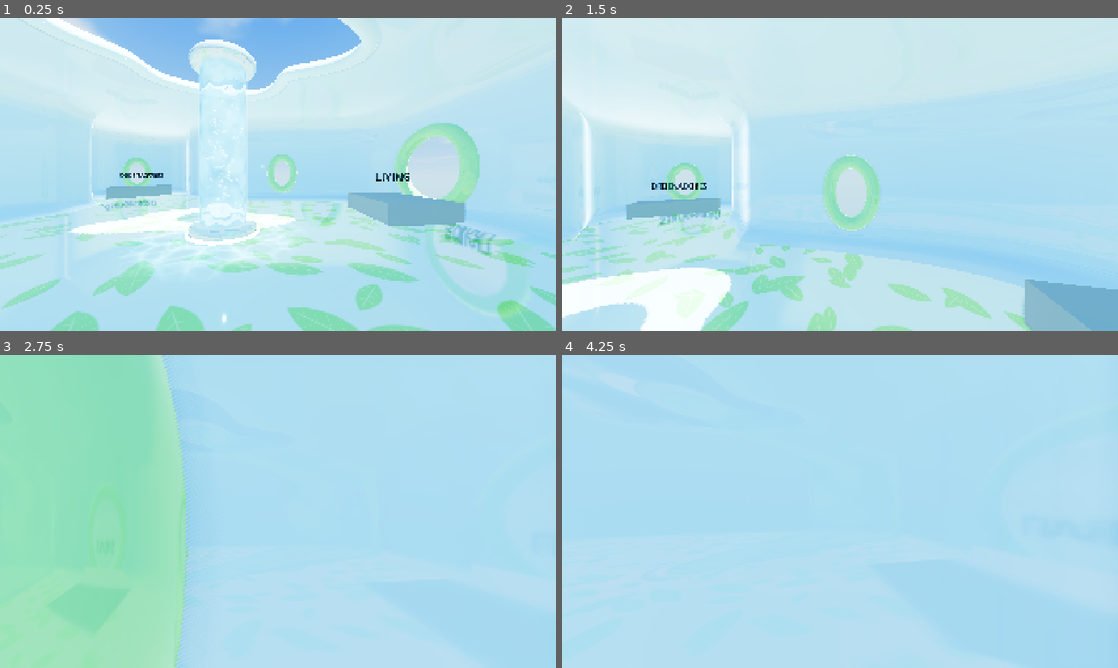
Above: before the commit, frames 1-4 (two rows, left to right).
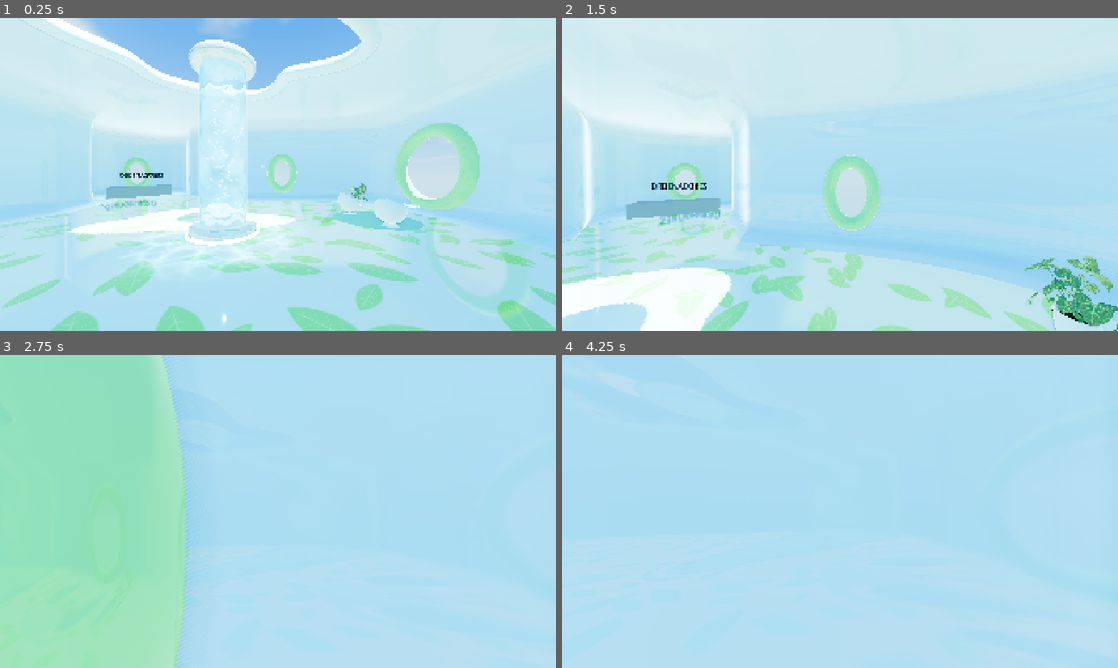
Above: after the commit, the same moments.

Repository: Nikode17/frutiger-aero-game
Game: Godot game, scene res://scenes/main.tscn
Two runs of this game, one before a commit and one after it. Both use one fixed random seed, a clock stepped at 60 frames per second and the inputs below.
Inputs (mouse positions are in pixels of both pictures, inside the frame that each line leads up to):
- Up to frame 1 (0.25 s): no input
- Up to frame 2 (1.5 s): move the mouse to (867, 174) at 0.52 s; hold Shift (sprint) 0.53-1.28 s; hold W (move_forward) from 0.53 s (still down); tap Space (jump) at 0.77 s; move the mouse to (812, 174) at 1.27 s; tap Shift (sprint) at 1.35 s
- Up to frame 3 (2.75 s): keep holding W (move_forward); tap Space (jump) at 1.52 s; move the mouse to (289, 505) at 2.02 s; hold Shift (sprint) from 2.03 s (still down)
- Up to frame 4 (4.25 s): keep holding W (move_forward); move the mouse to (834, 517) at 2.77 s; release Shift (sprint) at 2.78 s; tap Shift (sprint) at 2.85 s; tap Space (jump) at 3.02, 3.77 s; move the mouse to (878, 514) at 3.52 s; hold Shift (sprint) from 3.53 s (still down)

The runs differ from the first frame. In frame 1, 2.7% of the frame differs, in the area x 44-90%, y 12-76%; in frame 2, 3.1%, in the area x 82-100%, y 76-100%; in frame 3, 0.2%; in frame 4, 0.2%.

Commit message:
feat: living del área 1 con butacas pod, mesita y planta (fase 2b-2)
- Butacas tipo pod blancas con interior y borde menta, mesita de cristal
  con base cromada curva y alfombra redonda, modeladas en Blender.
- Planta Potted Plant 02 de Poly Haven (CC0) con maceta blanca propia.
- Materiales ajustados en Godot como externos del .glb; colisiones con
  cilindros simples.
- Sección "Flujo con Blender" en CLAUDE.md.

Co-Authored-By: Claude Fable 5.1 <noreply@anthropic.com>

Diff:
--- /dev/null
+++ b/assets/models/area_01/materials/living_chrome.tres
@@ -0,0 +1,7 @@
+[gd_resource type="StandardMaterial3D" format=3]
+
+[resource]
+resource_name = "living_chrome"
+albedo_color = Color(0.92, 0.95, 1, 1)
+metallic = 1.0
+roughness = 0.06
--- /dev/null
+++ b/assets/models/area_01/materials/living_glass.tres
@@ -0,0 +1,11 @@
+[gd_resource type="StandardMaterial3D" format=3]
+
+[resource]
+resource_name = "living_glass"
+transparency = 1
+albedo_color = Color(0.7, 0.92, 1, 0.3)
+metallic_specular = 1.0
+roughness = 0.02
+clearcoat_enabled = true
+clearcoat = 1.0
+clearcoat_roughness = 0.02
--- /dev/null
+++ b/assets/models/area_01/materials/living_leaves.tres
@@ -0,0 +1,19 @@
+[gd_resource type="StandardMaterial3D" load_steps=4 format=3]
+
+[ext_resource type="Texture2D" path="res://assets/textures/area_01/plant_leaves_albedo.png" id="1_albedo"]
+[ext_resource type="Texture2D" path="res://assets/textures/area_01/plant_leaves_normal.png" id="2_normal"]
+[ext_resource type="Texture2D" path="res://assets/textures/area_01/plant_leaves_roughness.png" id="3_rough"]
+
+[resource]
+resource_name = "living_leaves"
+transparency = 2
+alpha_scissor_threshold = 0.5
+cull_mode = 2
+albedo_color = Color(1, 1.08, 1, 1)
+albedo_texture = ExtResource("1_albedo")
+roughness_texture = ExtResource("3_rough")
+roughness_texture_channel = 0
+normal_enabled = true
+normal_texture = ExtResource("2_normal")
+backlight_enabled = true
+backlight = Color(0.35, 0.5, 0.2, 1)
--- /dev/null
+++ b/assets/models/area_01/materials/living_mint.tres
@@ -0,0 +1,9 @@
+[gd_resource type="StandardMaterial3D" format=3]
+
+[resource]
+resource_name = "living_mint"
+albedo_color = Color(0.5, 0.95, 0.72, 1)
+roughness = 0.18
+clearcoat_enabled = true
+clearcoat = 0.6
+clearcoat_roughness = 0.12
--- /dev/null
+++ b/assets/models/area_01/materials/living_rug.tres
@@ -0,0 +1,7 @@
+[gd_resource type="StandardMaterial3D" format=3]
+
+[resource]
+resource_name = "living_rug"
+albedo_color = Color(0.52, 0.84, 0.76, 1)
+roughness = 1.0
+metallic_specular = 0.1
--- /dev/null
+++ b/assets/models/area_01/materials/living_soil.tres
@@ -0,0 +1,6 @@
+[gd_resource type="StandardMaterial3D" format=3]
+
+[resource]
+resource_name = "living_soil"
+albedo_color = Color(0.16, 0.11, 0.07, 1)
+roughness = 0.95
--- /dev/null
+++ b/assets/models/area_01/materials/living_white.tres
@@ -0,0 +1,9 @@
+[gd_resource type="StandardMaterial3D" format=3]
+
+[resource]
+resource_name = "living_white"
+albedo_color = Color(0.9, 0.96, 1, 1)
+roughness = 0.08
+clearcoat_enabled = true
+clearcoat = 0.8
+clearcoat_roughness = 0.08
--- a/scenes/areas/area_01/area_01.tscn
+++ b/scenes/areas/area_01/area_01.tscn
@@ -6,6 +6,7 @@
 [ext_resource type="Shader" path="res://assets/shaders/aero_wall.gdshader" id="3_wall"]
 [ext_resource type="Shader" path="res://assets/shaders/aero_sky.gdshader" id="4_sky"]
 [ext_resource type="PackedScene" path="res://scenes/areas/area_01/water_column.tscn" id="5_column"]
+[ext_resource type="PackedScene" path="res://scenes/areas/area_01/living/living.tscn" id="6_living"]
 
 [sub_resource type="ShaderMaterial" id="ShaderMaterial_floor"]
 shader = ExtResource("2_leaf")
@@ -93,12 +94,6 @@
 albedo_color = Color(0.6, 0.62, 0.65, 1)
 roughness = 0.7
 
-[sub_resource type="BoxMesh" id="BoxMesh_living"]
-size = Vector3(3.4, 0.7, 2.4)
-
-[sub_resource type="BoxShape3D" id="BoxShape3D_living"]
-size = Vector3(3.4, 0.7, 2.4)
-
 [sub_resource type="BoxMesh" id="BoxMesh_desk"]
 size = Vector3(1.0, 0.75, 3.8)
 
@@ -144,26 +139,10 @@
 
 [node name="WaterColumn" parent="." instance=ExtResource("5_column")]
 
+[node name="Living" parent="." instance=ExtResource("6_living")]
+transform = Transform3D(0.309017, 0, -0.951057, 0, 1, 0, 0.951057, 0, 0.309017, 5.0406, 0, -1.6378)
+
 [node name="Placeholders" type="Node3D" parent="."]
-
-[node name="Living" type="StaticBody3D" parent="Placeholders"]
-transform = Transform3D(0, 0, 1, 0, 1, 0, -1, 0, 0, 6.2, 0.35, -2.4)
-
-[node name="MeshInstance3D" type="MeshInstance3D" parent="Placeholders/Living"]
-mesh = SubResource("BoxMesh_living")
-surface_material_override/0 = SubResource("StandardMaterial3D_placeholder")
-
-[node name="CollisionShape3D" type="CollisionShape3D" parent="Placeholders/Living"]
-shape = SubResource("BoxShape3D_living")
-
-[node name="Label3D" type="Label3D" parent="Placeholders/Living"]
-transform = Transform3D(1, 0, 0, 0, 1, 0, 0, 0, 1, 0, 1.2, 0)
-pixel_size = 0.006
-billboard = 1
-modulate = Color(0.2, 0.28, 0.35, 1)
-text = "LIVING"
-font_size = 72
-outline_size = 8
 
 [node name="Computers" type="StaticBody3D" parent="Placeholders"]
 transform = Transform3D(0.707107, 0, -0.707107, 0, 1, 0, 0.707107, 0, 0.707107, -8.6, 0.375, -8.6)
--- /dev/null
+++ b/scenes/areas/area_01/living/coffee_table.tscn
@@ -0,0 +1,15 @@
+[gd_scene load_steps=3 format=3]
+
+[ext_resource type="PackedScene" path="res://assets/models/area_01/coffee_table.glb" id="1_model"]
+
+[sub_resource type="CylinderShape3D" id="CylinderShape3D_table"]
+height = 0.44
+radius = 0.45
+
+[node name="CoffeeTable" type="StaticBody3D"]
+
+[node name="Model" parent="." instance=ExtResource("1_model")]
+
+[node name="CollisionShape3D" type="CollisionShape3D" parent="."]
+transform = Transform3D(1, 0, 0, 0, 1, 0, 0, 0, 1, 0, 0.22, 0)
+shape = SubResource("CylinderShape3D_table")
--- /dev/null
+++ b/scenes/areas/area_01/living/living.tscn
@@ -0,0 +1,22 @@
+[gd_scene load_steps=5 format=3]
+
+[ext_resource type="PackedScene" path="res://assets/models/area_01/living_rug.glb" id="1_rug"]
+[ext_resource type="PackedScene" path="res://scenes/areas/area_01/living/pod_chair.tscn" id="2_chair"]
+[ext_resource type="PackedScene" path="res://scenes/areas/area_01/living/coffee_table.tscn" id="3_table"]
+[ext_resource type="PackedScene" path="res://scenes/areas/area_01/living/living_plant.tscn" id="4_plant"]
+
+[node name="Living" type="Node3D"]
+
+[node name="Rug" parent="." instance=ExtResource("1_rug")]
+
+[node name="ChairLeft" parent="." instance=ExtResource("2_chair")]
+transform = Transform3D(-0.978148, 0, 0.207912, 0, 1, 0, -0.207912, 0, -0.978148, -0.95, 0, 0.35)
+
+[node name="ChairRight" parent="." instance=ExtResource("2_chair")]
+transform = Transform3D(-0.978148, 0, -0.207912, 0, 1, 0, 0.207912, 0, -0.978148, 0.95, 0, 0.35)
+
+[node name="CoffeeTable" parent="." instance=ExtResource("3_table")]
+transform = Transform3D(1, 0, 0, 0, 1, 0, 0, 0, 1, 0, 0, -0.5)
+
+[node name="Plant" parent="." instance=ExtResource("4_plant")]
+transform = Transform3D(1, 0, 0, 0, 1, 0, 0, 0, 1, -1.95, 0, -1.0)
--- /dev/null
+++ b/scenes/areas/area_01/living/living_plant.tscn
@@ -0,0 +1,15 @@
+[gd_scene load_steps=3 format=3]
+
+[ext_resource type="PackedScene" path="res://assets/models/area_01/living_plant.glb" id="1_model"]
+
+[sub_resource type="CylinderShape3D" id="CylinderShape3D_plant"]
+height = 1.1
+radius = 0.3
+
+[node name="LivingPlant" type="StaticBody3D"]
+
+[node name="Model" parent="." instance=ExtResource("1_model")]
+
+[node name="CollisionShape3D" type="CollisionShape3D" parent="."]
+transform = Transform3D(1, 0, 0, 0, 1, 0, 0, 0, 1, 0, 0.55, 0)
+shape = SubResource("CylinderShape3D_plant")
--- /dev/null
+++ b/scenes/areas/area_01/living/pod_chair.tscn
@@ -0,0 +1,15 @@
+[gd_scene load_steps=3 format=3]
+
+[ext_resource type="PackedScene" path="res://assets/models/area_01/pod_chair.glb" id="1_model"]
+
+[sub_resource type="CylinderShape3D" id="CylinderShape3D_chair"]
+height = 0.9
+radius = 0.46
+
+[node name="PodChair" type="StaticBody3D"]
+
+[node name="Model" parent="." instance=ExtResource("1_model")]
+
+[node name="CollisionShape3D" type="CollisionShape3D" parent="."]
+transform = Transform3D(1, 0, 0, 0, 1, 0, 0, 0, 1, 0, 0.45, 0)
+shape = SubResource("CylinderShape3D_chair")
Binary file added: assets/models/area_01/coffee_table.glb
Not shown, added: assets/models/area_01/coffee_table.glb.import
Binary file added: assets/models/area_01/living_plant.glb
Not shown, added: assets/models/area_01/living_plant.glb.import
Binary file added: assets/models/area_01/living_rug.glb
Not shown, added: assets/models/area_01/living_rug.glb.import
Binary file added: assets/models/area_01/pod_chair.glb
Not shown, added: assets/models/area_01/pod_chair.glb.import
Not shown, added: assets/models/area_01/source/.gdignore
Binary file added: assets/textures/area_01/plant_leaves_albedo.png
Not shown, added: assets/textures/area_01/plant_leaves_albedo.png.import
Binary file added: assets/textures/area_01/plant_leaves_normal.png
(and 8 more such lines)
